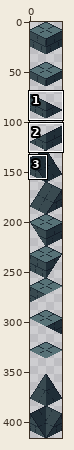
Pixel-art file -- assets/img/settlements/tileset_buildings.aseprite. The first picture is a wide view before the edit; the outline marks the close-up.
Close-up. Before the commit:
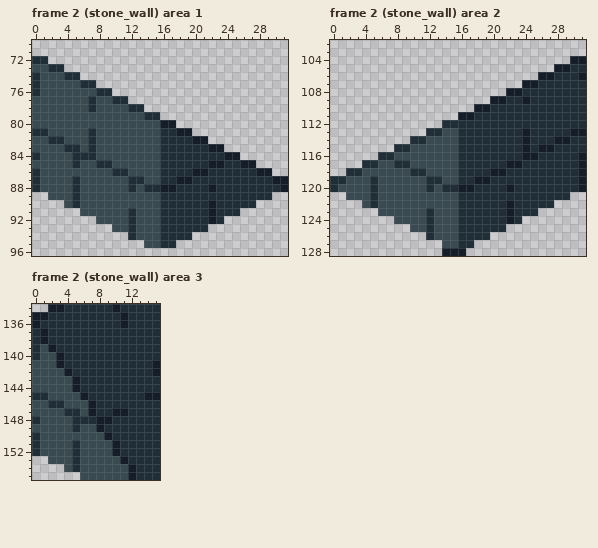
32x416 pixels, 7 frames. Shown: frame 2 (stone_wall) area 1: x 0..31, y 70..96; frame 2 (stone_wall) area 2: x 0..31, y 102..128; frame 2 (stone_wall) area 3: x 0..15, y 134..155. The commit also changed other frames or places, which this record leaves out.
New version:
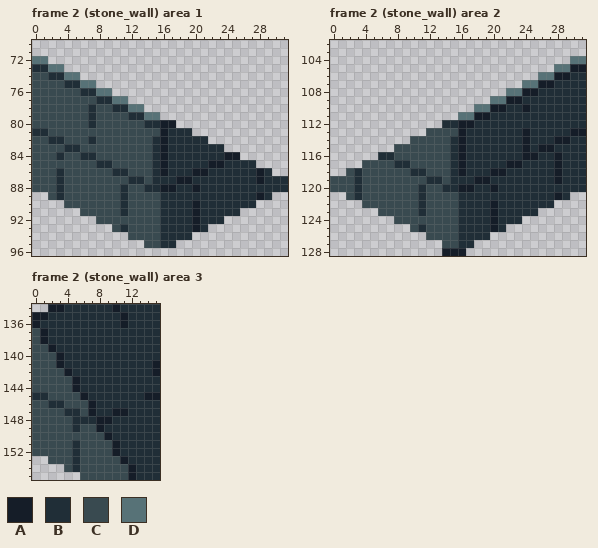
Palette (. is transparent): A #151d28  B #202e37  C #394a50  D #577277
The exact change:
Changed rows in their new state; - is an unchanged pixel.
Frame 2 (stone_wall) area 1, layer "Copy":
first column x 0:
72 DD------------------------------
73 BBDD----------------------------
74 C-BBDD--------------------------
75 C---BBDD------------------------
76 C-----BBDD----------------------
77 -------CBBDD--------------------
78 ----------BBDD------------------
79 -------B----BBDD----------------
80 -------B------BB----------------
81 -------C--------A-BB------------
82 ---------------BA---BB----------
83 -------C-------BA-----BB--------
84 C--B-C---------BA---------------
85 -----C---------BA---------BB----
86 C--B-----------BA------------B--
87 C--B-C---------B------------A-BB
88 C--B-C-----BC-------A-B--------B
89 ---B-C-----B----------------A---
90 -----C-----B--------A-B---------
91 -----------BC-------A-B---------
92 ------------C-------A-B---------
93 -----------BC-------A-----------
94 ------------C-------------------
Frame 2 (stone_wall) area 2, layer "Copy":
first column x 0:
104 ------------------------------DD
105 ----------------------------DDAA
106 --------------------------DDAA-B
107 ------------------------DDAA----
108 ----------------------DDAA------
109 --------------------DDAAB-------
110 ------------------DDAA--A-------
111 ----------------DDAA------------
112 ----------------AA--------------
113 ------------CC--A---------------
114 ----------CC---BA---------------
115 --------CC-----BA---------------
116 ---------------BA-----------A--B
117 ----CC---------BA-----------A--B
118 --C------------BA-----------A--B
119 CC-B-C---------B------------A--B
120 C--B-C-----BC-------A-B--------B
121 ---B-C-----B----------------A---
122 -----C-----B--------A-B---------
123 -----------BC-------A-B---------
124 ------------C-------A-B---------
125 -----------BC-------A-----------
126 ------------C-------------------
Frame 2 (stone_wall) area 3, layer "Copy":
first column x 0:
137 C
138 C
139 C
140 C
first column x 0:
148 C
150 C
151 C
152 C
Pixel boxes of the changes (left, top, right, bottom) in both close-ups:
changed: (32, 56, 288, 240)
changed: (330, 56, 586, 240)
changed: (32, 328, 40, 360)
changed: (32, 416, 40, 456)
